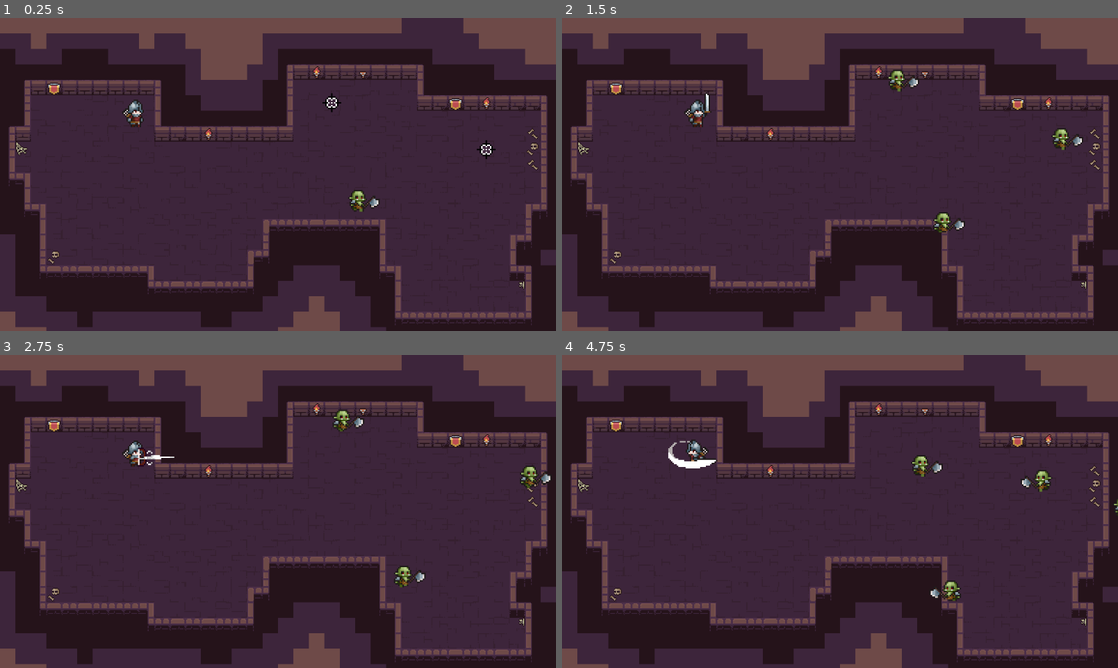
Above: before the commit, frames 1-4 (two rows, left to right).
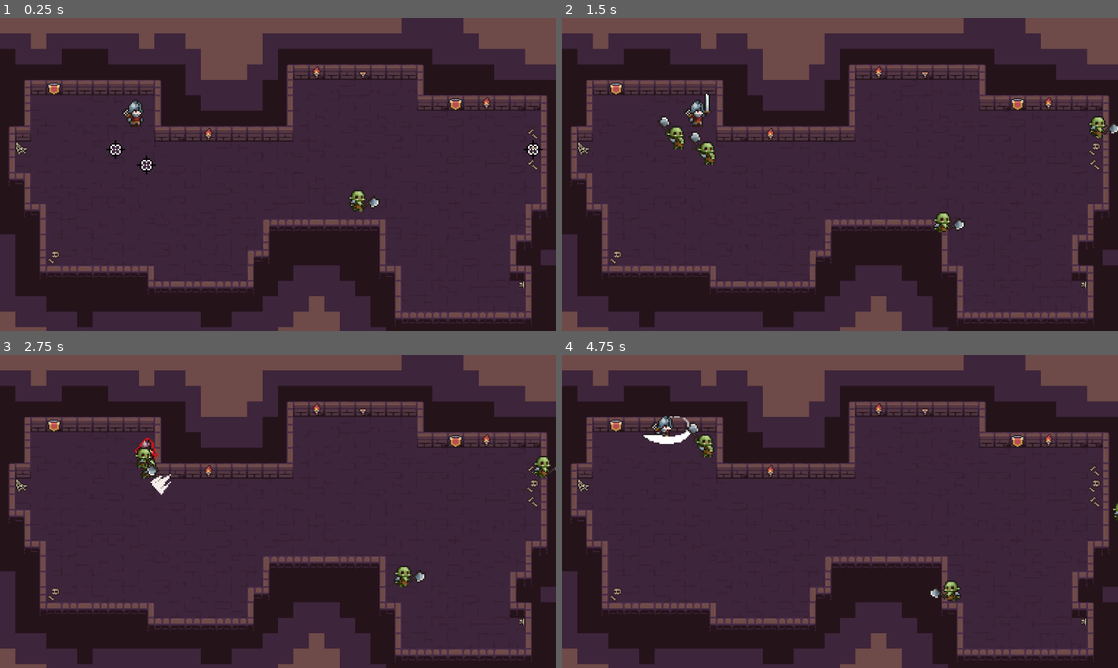
Above: after the commit, the same moments.

Repository: SevenGriphon/roguelike-like
Game: Godot game, scene res://scenes/main.tscn
Same seed, same stepped clock (60 frames per second), same inputs: the game is played once before the commit and once after it.
Inputs (mouse positions are in pixels of both pictures, inside the frame that each line leads up to):
- Up to frame 1 (0.25 s): no input
- Up to frame 2 (1.5 s): move the mouse to (962, 158) at 0.52 s; press the mouse at (962, 158) at 0.53 s; hold D (move_right) 0.53-1.28 s; move the mouse to (728, 190) at 1.27 s; release the mouse at (728, 190) at 1.28 s; hold S (move_down) from 1.28 s (still down); right-click (728, 190) at 1.35 s
- Up to frame 3 (2.75 s): move the mouse to (333, 442) at 2.02 s; release S (move_down) at 2.03 s; press the mouse at (333, 442) at 2.03 s; hold D (move_right) from 2.03 s (still down)
- Up to frame 4 (4.75 s): move the mouse to (812, 574) at 2.77 s; release D (move_right) at 2.78 s; release the mouse at (812, 574) at 2.78 s; hold W (move_up) 2.78-3.53 s; right-click (812, 574) at 2.85 s; move the mouse to (1006, 558) at 3.52 s; press the mouse at (1006, 558) at 3.53 s; hold A (move_left) from 3.53 s (still down); move the mouse to (673, 464) at 4.27 s; release the mouse at (673, 464) at 4.28 s; right-click (673, 464) at 4.35 s

The runs differ from the first frame. In frame 1, 0.4% of the frame differs, in the area x 19-98%, y 24-50%; in frame 2, 1.1%; in frame 3, 1.2%; in frame 4, 1.4%, in the area x 14-100%, y 19-53%.

Commit message:
Fix out of bounds error in enemy spawner

Diff:
--- a/scripts/enemy_spawner.gd
+++ b/scripts/enemy_spawner.gd
@@ -34,7 +34,7 @@
 func queue_enemies(amount : int, positions : Array):
 	wave_enemies = []
 	for i in range(amount):
-		var enemy_pos = positions[randi_range(0, len(positions))]
+		var enemy_pos = positions[randi_range(0, len(positions)-1)]
 
 		var marker :Node2D = marker_tscn.instantiate()
 		get_tree().current_scene.add_child.call_deferred(marker)
